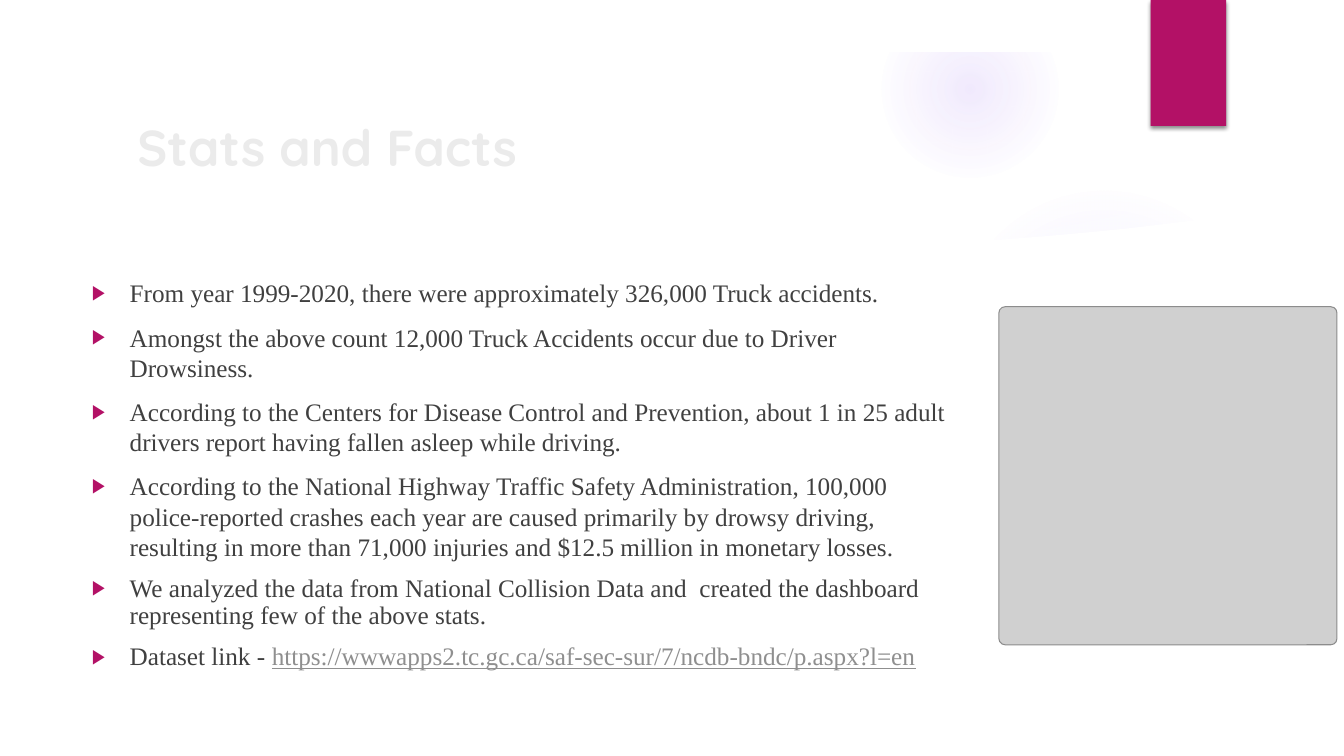
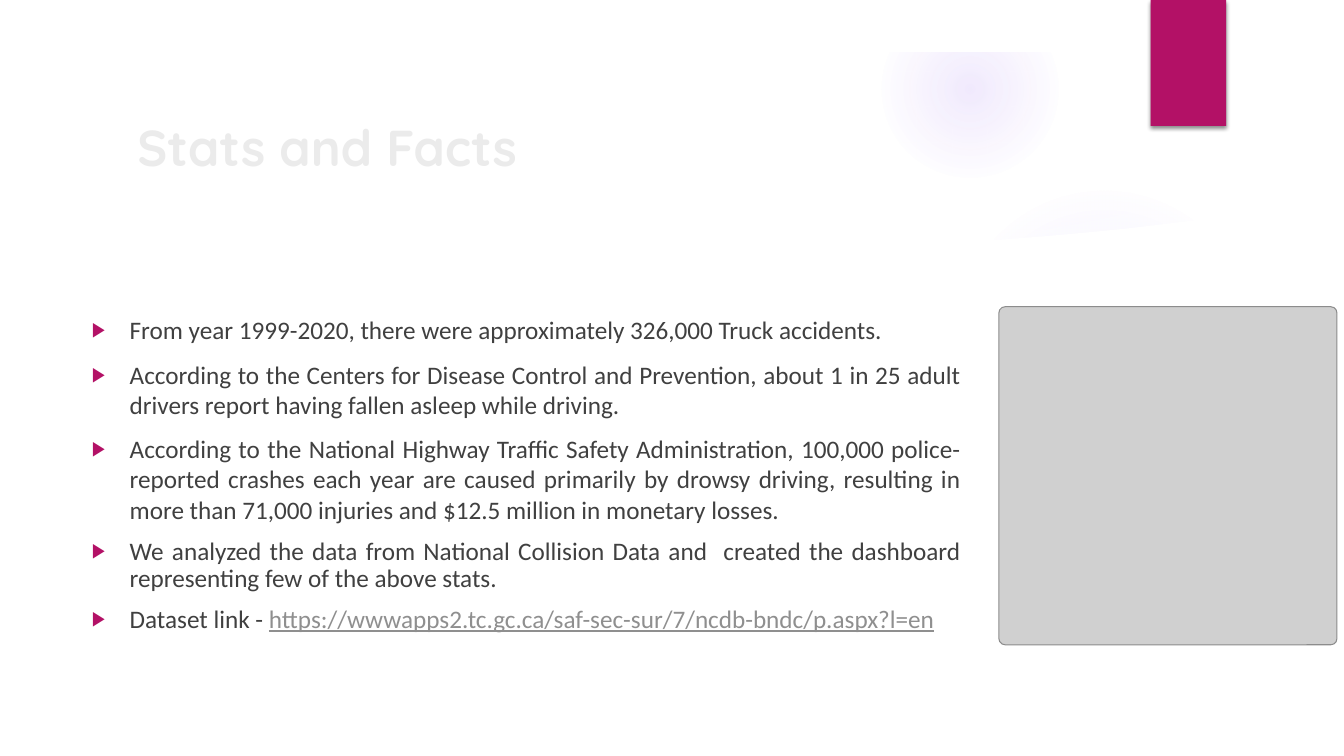
Before and after one commit to RisshhavRana/Capstone-Project---Group-3, a slide deck: slide 3 of Drowsiness Detection for Truck Drivers.pptx. Drawn at 1344x756 pixels with LibreOffice and Linux fonts; fonts in the diff are those of the drawing; grey boxes stand for pictures; background and template pictures are left out. Boxes give left, top, right and bottom in pixels: in the first picture for what was removed or moved away, otherwise in the second. Text is boxed around its words. In the diff, an @@ line names an element or a change of style, - is before the commit and + after.

```diff
--- a/Drowsiness Detection for Truck Drivers.pptx
+++ b/Drowsiness Detection for Truck Drivers.pptx
@@ text "From year 1999-2020, there were ..." at box(130, 321, 961, 632): font Times New Roman to Calibri; alignment left to justified @@
@@ text at box(130, 329, 837, 378): paragraph removed @@
-▶ Amongst the above count 12,000 Truck Accidents occur due to Driver Drowsiness.
```
Also in this commit, not shown: 8 other slides changed.
